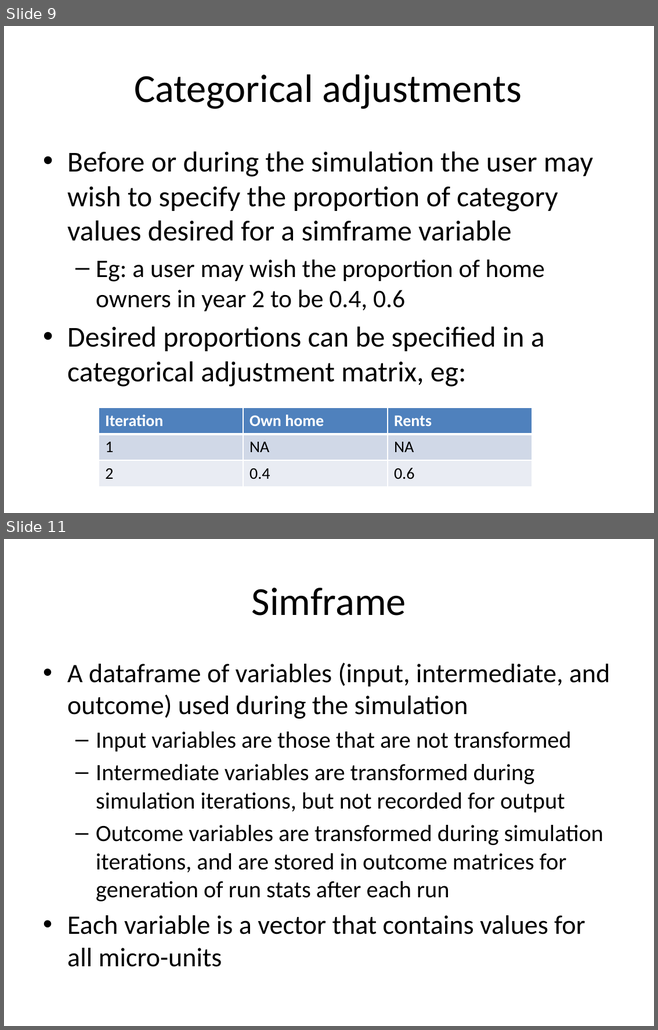
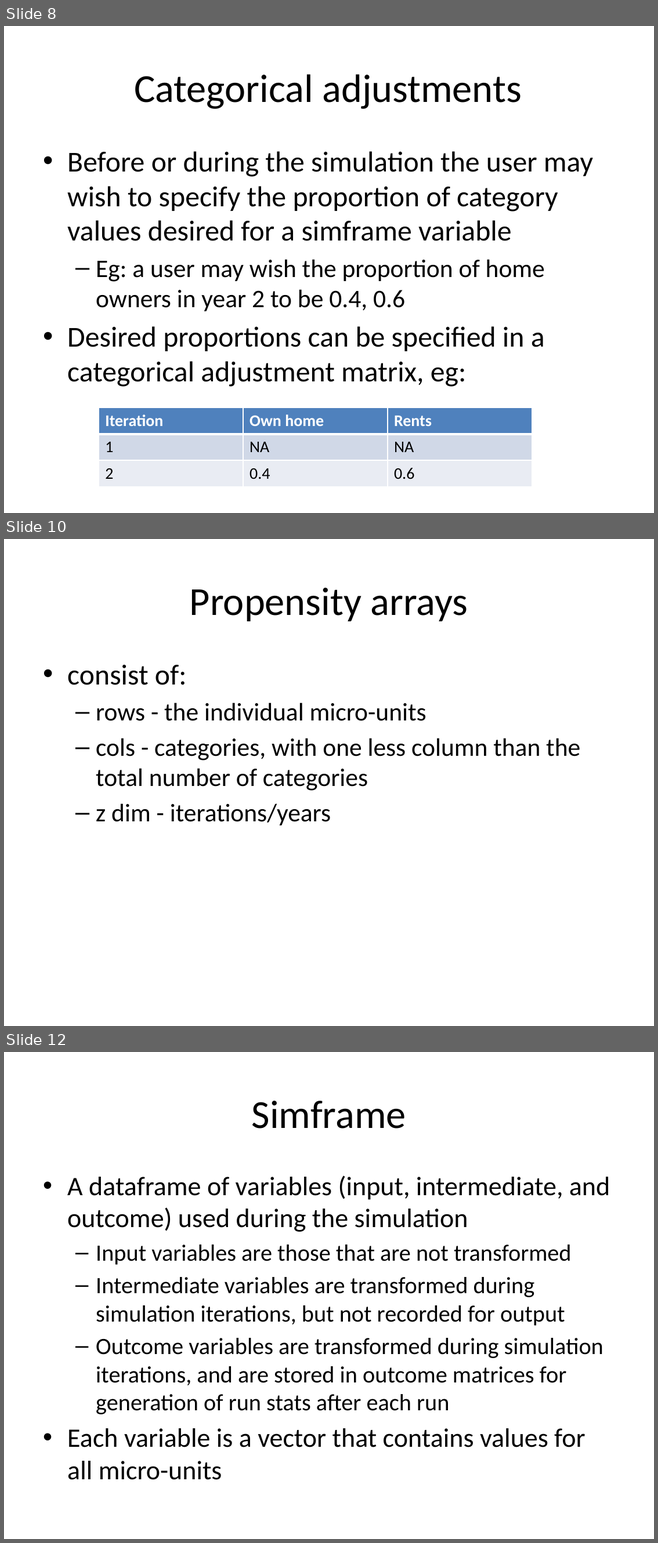
Before and after one commit to compassresearchcentre/simario, a slide deck: docs/Simar overview.pptx. Shown one above the other, each under a label of ours: slides 9 and 11 before the commit, slides 8, 10 and 12 after it; the slides between them are not shown. The pictures are 658x1030 and 658x1543 pixels, drawn with LibreOffice and Linux fonts; fonts in the diff are those of the drawing. Boxes give left, top, right and bottom in pixels: in the first picture for what was removed or moved away, otherwise in the second. Text is boxed around its words. In the diff, an @@ line names an element or a change of style, - is before the commit and + after.

```diff
--- a/docs/Simar overview.pptx
+++ b/docs/Simar overview.pptx
@@ slide 10 added at box(4, 539, 654, 1026), background #FFFFFF @@
@@ title added at box(190, 588, 468, 621), 44 pt, text #000000 @@
+Propensity arrays
@@ text added at box(67, 664, 580, 826), 28 pt, text #000000 @@
+• consist of:
+  – rows - the individual micro-units
+  – cols - categories, with one less column than the total number of categories
+  – z dim - iterations/years
@@ what was slide 9 is now slide 8 @@
@@ what was slide 11 is now slide 12 @@
```
Also in this commit, not shown: 4 slides changed, 3 other slides added, 3 slides removed, 14 other files.
